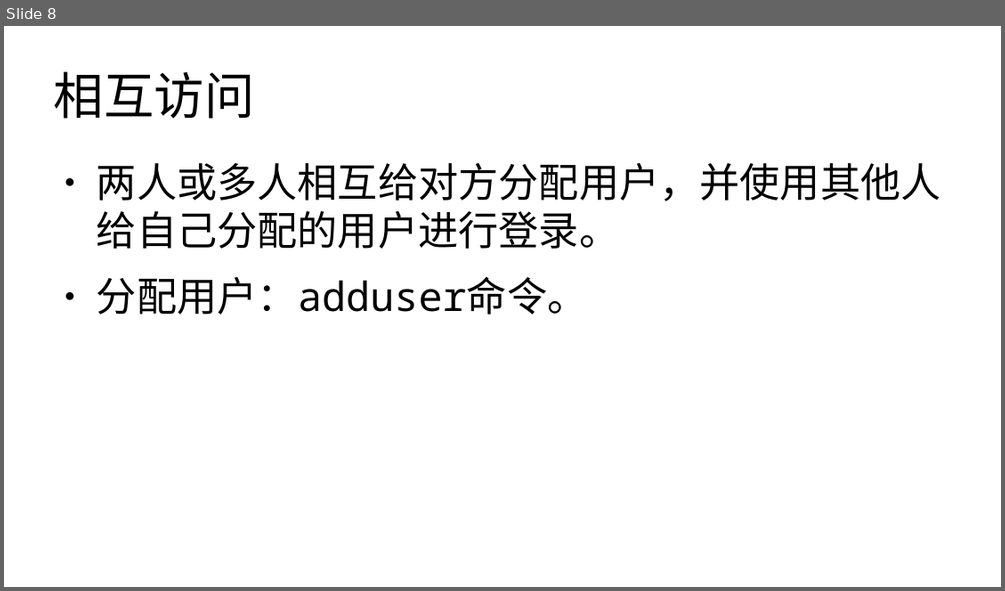
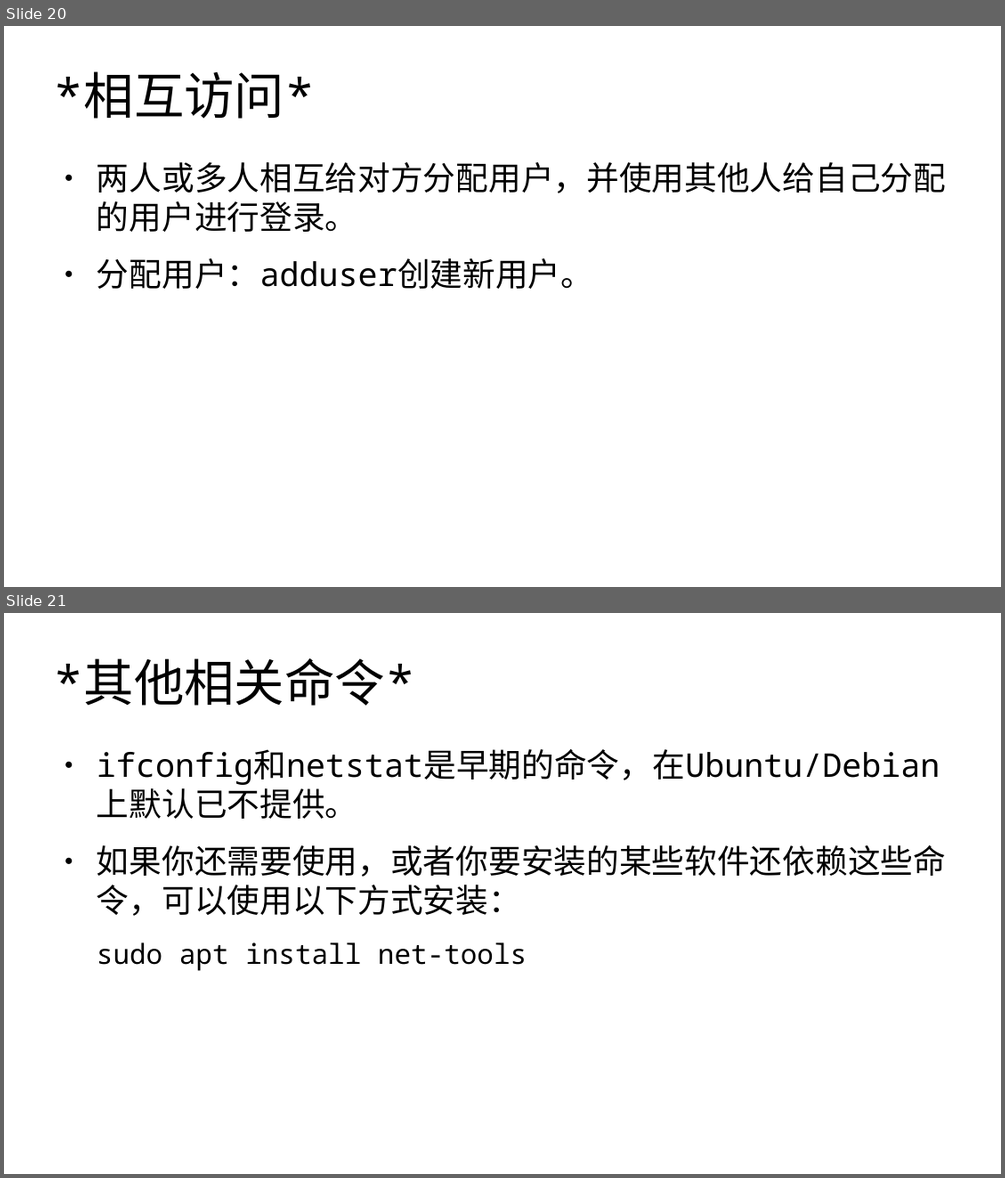
Before and after one commit to master-genius/linux-system, a slide deck: materials/slides/ch09-network.odp. Shown one above the other, each under a label of ours: slide 8 before the commit, slides 20 and 21 after it. The pictures are 1005x591 and 1005x1178 pixels, drawn with LibreOffice and Linux fonts; fonts in the diff are those of the drawing. Boxes give left, top, right and bottom in pixels: in the first picture for what was removed or moved away, otherwise in the second. Text is boxed around its words. In the diff, an @@ line names an element or a change of style, - is before the commit and + after.

```diff
--- a/materials/slides/ch09-network.odp
+++ b/materials/slides/ch09-network.odp
@@ slide 21 added at (4, 613, 1001, 1174), background #FFFFFF @@
@@ title added at (54, 658, 415, 706), 40 pt, text #000000 @@
+*其他相关命令*
@@ text added at (97, 749, 946, 971), 26 pt, text #000000 @@
+● ifconfig和netstat是早期的命令，在Ubuntu/Debian上默认已不提供。
+● 如果你还需要使用，或者你要安装的某些软件还依赖这些命令，可以使用以下方式安装：
+sudo apt install net-tools
@@ what was slide 8 is now slide 20 @@
@@ slide 20 changed as well @@
@@ title at (54, 71, 315, 119): text changed @@
-相互访问
+*相互访问*
@@ text at (97, 162, 946, 232): size 32 to 26 pt in "两人或多人相互给对方分配用户，并使用其他人给自己分配的用户进行登录。" @@
@@ text at (97, 258, 593, 289): text changed; size 32 to 26 pt @@
-● 分配用户：adduser命令。
+● 分配用户：adduser创建新用户。
```
Also in this commit, not shown: 5 other slides changed, 15 other slides added, 3 slides removed, 1 other file.
